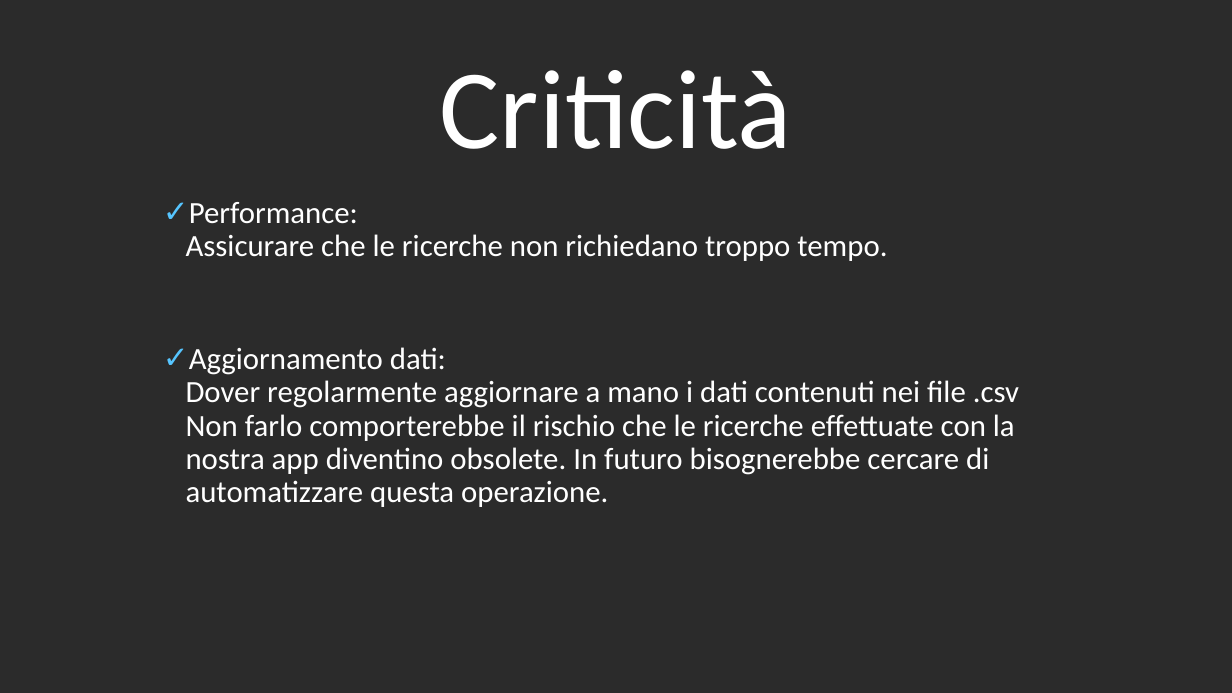
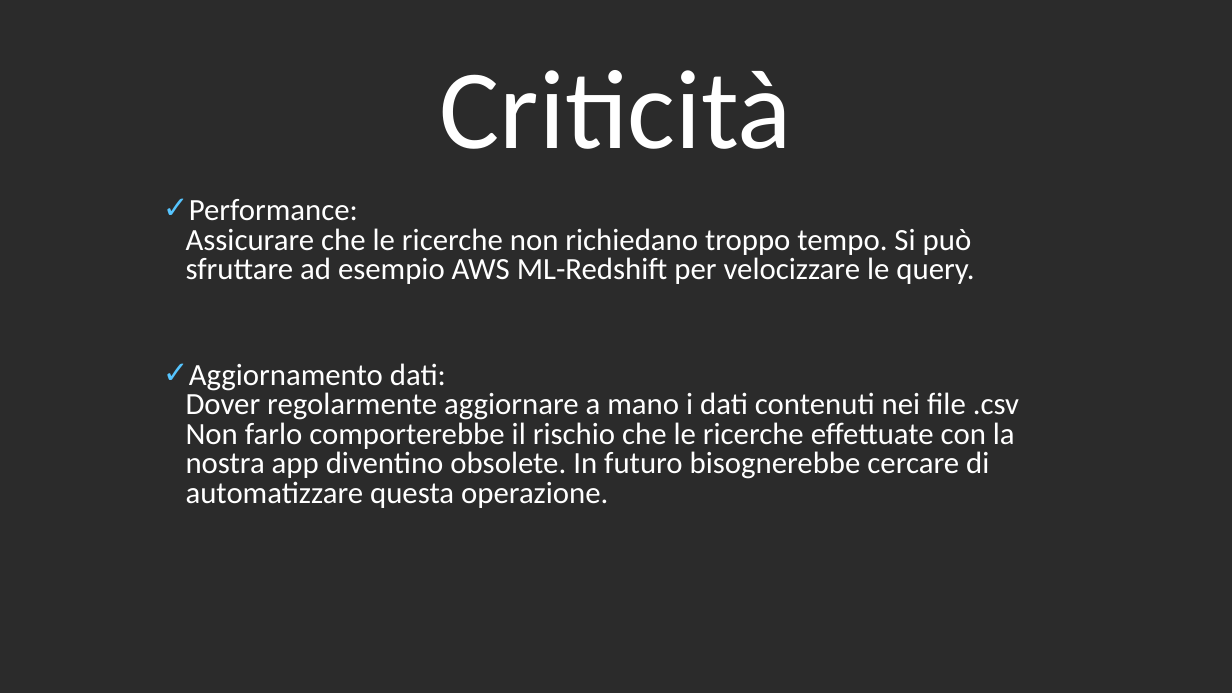
Before and after one commit to stefanovilla96/TCM_Laboratorio, a slide deck: slide 8 of Homework1/Homework1.ppt (slide 7 before the commit). Drawn at 1232x693 pixels with LibreOffice and Linux fonts; fonts in the diff are those of the drawing; background and template pictures are left out; a plain dark background stands for a picture behind light text. Boxes give left, top, right and bottom in pixels: in the first picture for what was removed or moved away, otherwise in the second. Text is boxed around its words. In the diff, an @@ line names an element or a change of style, - is before the commit and + after.

```diff
--- a/Homework1/Homework1.ppt
+++ b/Homework1/Homework1.ppt
@@ text at bbox=[186, 199, 974, 284]: text changed @@
-✓ Performance:
-  Assicurare che le ricerche non richiedano troppo tempo.
+✓ Performance:
+  Assicurare che le ricerche non richiedano troppo tempo. Si può sfruttare ad esempio AWS ML-Redshift per velocizzare le query.
@@ text at bbox=[186, 363, 1019, 508]: line spacing 0.9 to 0.8 @@
```
Also in this commit, not shown: 1 other slide changed, 1 slide added, 1 other file.
